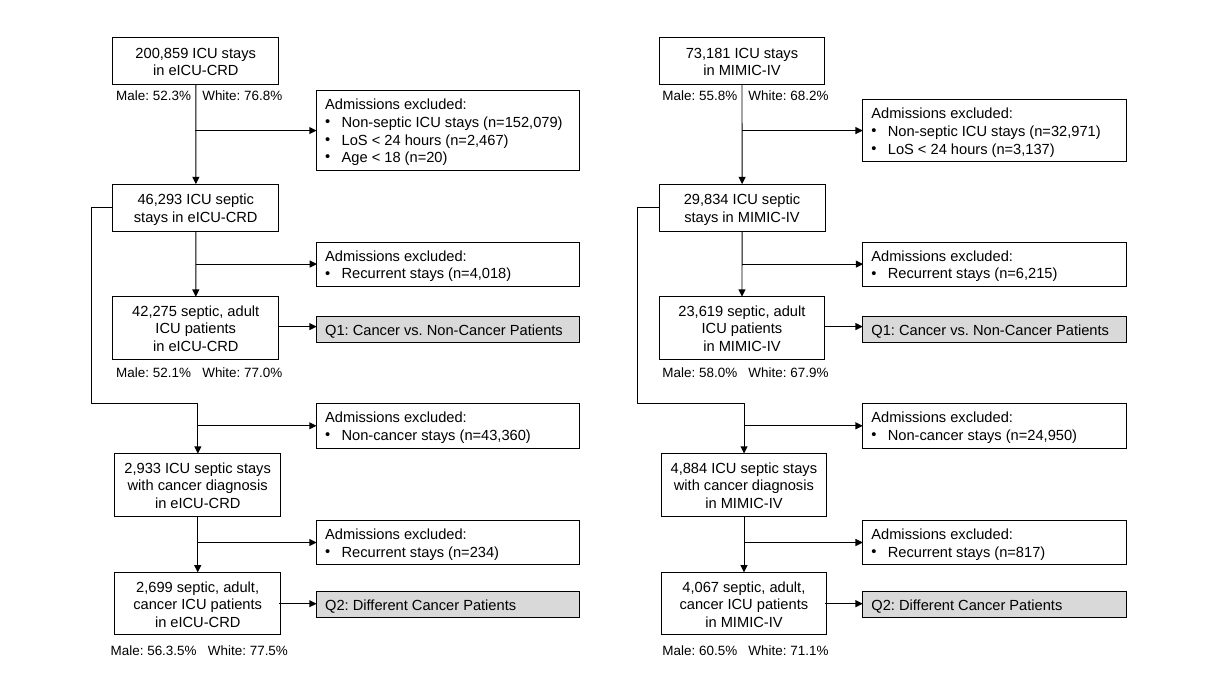
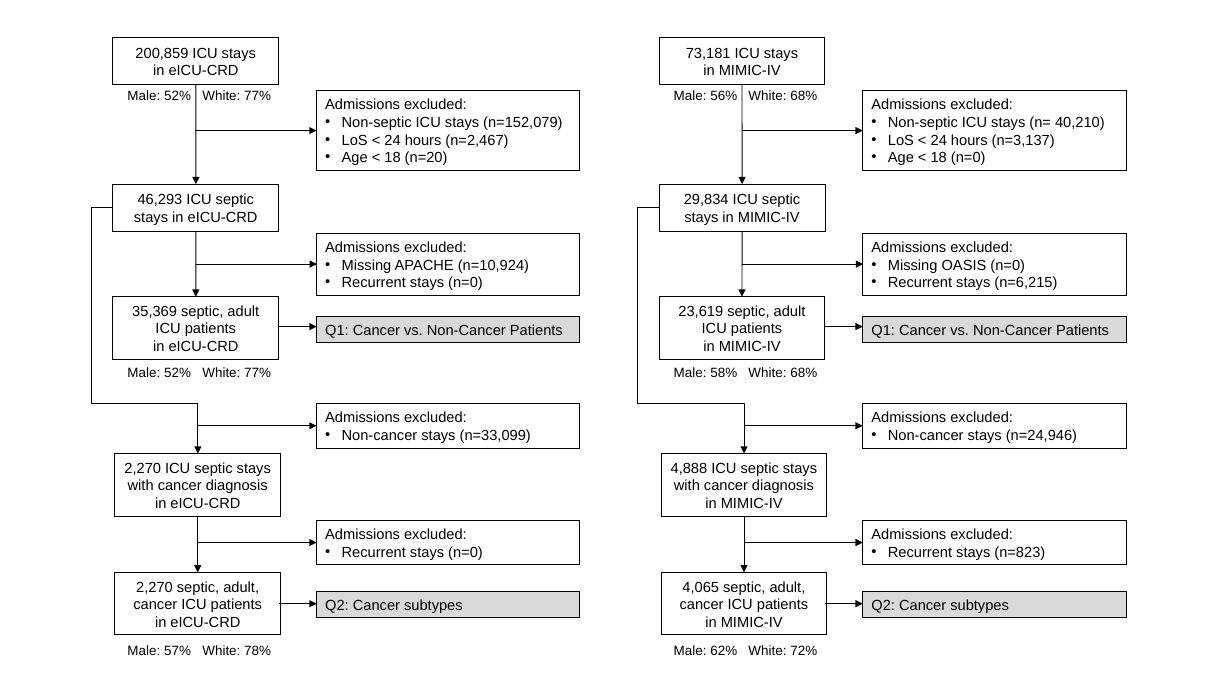
Before and after one commit to joamats/mit-tmle-cancer, a slide deck: slide 1 of results/fig1/flow_chart.pptx. Drawn at 1232x693 pixels with LibreOffice and Linux fonts; fonts in the diff are those of the drawing. Boxes give left, top, right and bottom in pixels: in the first picture for what was removed or moved away, otherwise in the second. Text is boxed around its words. In the diff, an @@ line names an element or a change of style, - is before the commit and + after.

```diff
--- a/results/fig1/flow_chart.pptx
+++ b/results/fig1/flow_chart.pptx
@@ text at (127, 90, 271, 100): text changed @@
-Male: 52.3% White: 76.8%
+Male: 52% White: 77%
@@ text at (674, 90, 817, 100): text changed @@
-Male: 55.8% White: 68.2%
+Male: 56% White: 68%
@@ rectangle "Admissions excluded:": place and size @@
-rectangle "Admissions excluded:" at (862, 99, 1126, 162)
+rectangle "Admissions excluded:" at (862, 91, 1126, 171)
@@ text in rectangle at (888, 116, 1105, 130): text changed @@
-• Non-septic ICU stays (n=32,971)
+• Non-septic ICU stays (n= 40,210)
@@ text in rectangle at (888, 151, 986, 165): paragraph added @@
+• Age < 18 (n=0)
@@ rectangle "Admissions excluded:": place and size @@
-rectangle "Admissions excluded:" at (317, 242, 580, 286)
+rectangle "Admissions excluded:" at (317, 233, 580, 296)
@@ rectangle "Admissions excluded:": place and size @@
-rectangle "Admissions excluded:" at (862, 242, 1126, 286)
+rectangle "Admissions excluded:" at (862, 233, 1126, 296)
@@ text in rectangle at (342, 259, 529, 290): text changed @@
-• Recurrent stays (n=4,018)
+• Missing APACHE (n=10,924)
+• Recurrent stays (n=0)
@@ text in rectangle at (888, 259, 1025, 273): paragraph added @@
+• Missing OASIS (n=0)
@@ text in rectangle at (132, 305, 259, 351): text changed @@
-42,275 septic, adult ICU patients
-in eICU-CRD
+35,369 septic, adult ICU patients
+in eICU-CRD
@@ text at (127, 367, 271, 377): text changed @@
-Male: 52.1% White: 77.0%
+Male: 52% White: 77%
@@ text at (674, 367, 817, 377): text changed @@
-Male: 58.0% White: 67.9%
+Male: 58% White: 68%
@@ text in rectangle at (342, 429, 531, 443): text changed @@
-• Non-cancer stays (n=43,360)
+• Non-cancer stays (n=33,099)
@@ text in rectangle at (888, 429, 1077, 443): text changed @@
-• Non-cancer stays (n=24,950)
+• Non-cancer stays (n=24,946)
@@ text in rectangle at (124, 462, 271, 508): text changed @@
-2,933 ICU septic stays with cancer diagnosis
-in eICU-CRD
+2,270 ICU septic stays with cancer diagnosis
+in eICU-CRD
@@ text in rectangle at (671, 462, 817, 508): text changed @@
-4,884 ICU septic stays with cancer diagnosis
-in MIMIC-IV
+4,888 ICU septic stays with cancer diagnosis
+in MIMIC-IV
@@ text in rectangle at (342, 546, 483, 560): text changed @@
-• Recurrent stays (n=234)
+• Recurrent stays (n=0)
@@ text in rectangle at (888, 546, 1045, 560): text changed @@
-• Recurrent stays (n=817)
+• Recurrent stays (n=823)
@@ text in rectangle at (133, 581, 262, 627): text changed @@
-2,699 septic, adult, cancer ICU patients
-in eICU-CRD
+2,270 septic, adult, cancer ICU patients
+in eICU-CRD
@@ text in rectangle at (325, 599, 463, 613): text changed @@
-Q2: Different Cancer Patients
+Q2: Cancer subtypes
@@ text in rectangle at (680, 581, 808, 627): text changed @@
-4,067 septic, adult, cancer ICU patients
-in MIMIC-IV
+4,065 septic, adult, cancer ICU patients
+in MIMIC-IV
@@ text in rectangle at (871, 599, 1009, 613): text changed @@
-Q2: Different Cancer Patients
+Q2: Cancer subtypes
@@ text at (127, 645, 271, 655): text changed @@
-Male: 56.3.5% White: 77.5%
+Male: 57% White: 78%
@@ text at (674, 645, 817, 655): text changed @@
-Male: 60.5% White: 71.1%
+Male: 62% White: 72%
```
Also in this commit, not shown: 20 other files.
